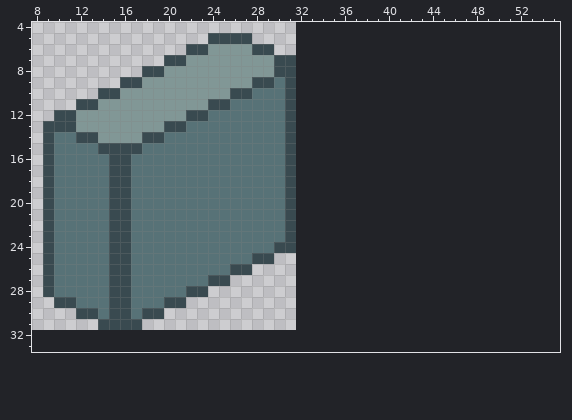
Pixel-art file -- Art Assets/Ville/WallTile.aseprite. This is how it looked before the edit.
32x32 pixels, 1 frame. Shown: x 8..55, y 4..33. The old version is drawn lined up with the new one, on the new canvas.
The same view after the edit:
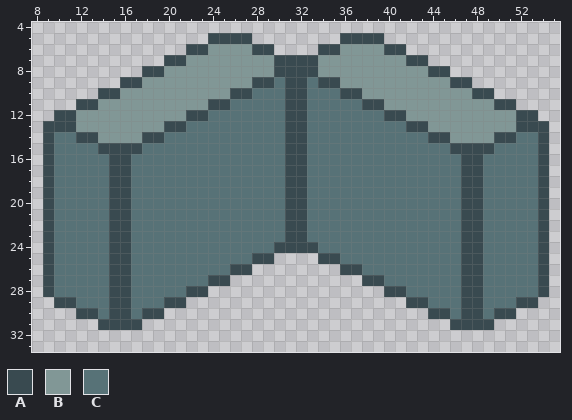
Palette (. is transparent): A #394a50  B #819796  C #577277
The exact change:
canvas 32x32 -> 64x64
Colour A is added in row 5 at x 36 to 39; in row 6 at x 34 to 35 and 40 to 41; in row 7 at x 32 to 33 and 42 to 43; in row 8 at x 32 to 33 and 44 to 45; in row 9 at x 32, 34 to 35 and 46 to 47; in row 10 at x 32, 36 to 37 and 48 to 49.
Colour A is added in row 11 at x 32, 38 to 39 and 50 to 51; in row 12 at x 32, 40 to 41 and 52 to 53; in row 13 at x 32, 42 to 43 and 52 to 54; in row 14 at x 32, 44 to 45, 50 to 51 and 54; in row 15 at x 32, 46 to 49 and 54; in rows 16 to 23 at x 32, 47 to 48 and 54.
Colour A is added in row 24 at x 32 to 33, 47 to 48 and 54; in row 25 at x 34 to 35, 47 to 48 and 54; in row 26 at x 36 to 37, 47 to 48 and 54; in row 27 at x 38 to 39, 47 to 48 and 54; in row 28 at x 40 to 41, 47 to 48 and 54; in row 29 at x 42 to 43, 47 to 48 and 52 to 53.
Colour A is added in row 30 at x 44 to 45, 47 to 48 and 50 to 51; in row 31 at x 46 to 49.
Colour B is added in row 6 at x 36 to 39; in row 7 at x 34 to 41; in row 8 at x 34 to 43; in row 9 at x 36 to 45; in row 10 at x 38 to 47; in row 11 at x 40 to 49.
Colour B is added in row 12 at x 42 to 51; in row 13 at x 44 to 51; in row 14 at x 46 to 49.
Colour C is added in row 9 at x 33; in row 10 at x 33 to 35; in row 11 at x 33 to 37; in row 12 at x 33 to 39; in row 13 at x 33 to 41; in row 14 at x 33 to 43 and 52 to 53.
Colour C is added in row 15 at x 33 to 45 and 50 to 53; in rows 16 to 23 at x 33 to 46 and 49 to 53; in row 24 at x 34 to 46 and 49 to 53; in row 25 at x 36 to 46 and 49 to 53; in row 26 at x 38 to 46 and 49 to 53; in row 27 at x 40 to 46 and 49 to 53.
Colour C is added in row 28 at x 42 to 46 and 49 to 53; in row 29 at x 44 to 46 and 49 to 51; in row 30 at x 46 and 49.
Pixel boxes of the changes (left, top, right, bottom) in both pictures:
added: (296, 33, 549, 330)
